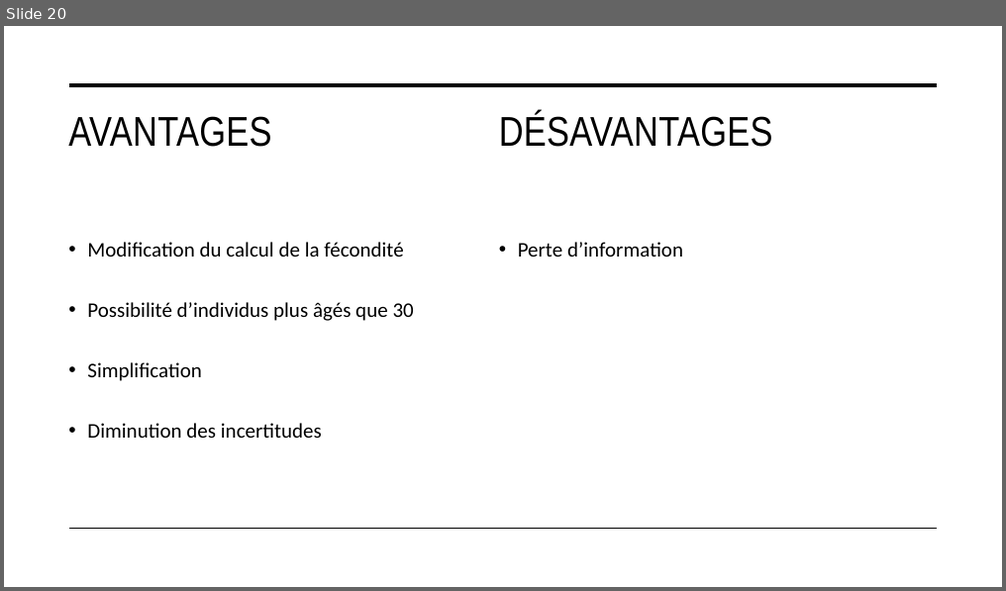
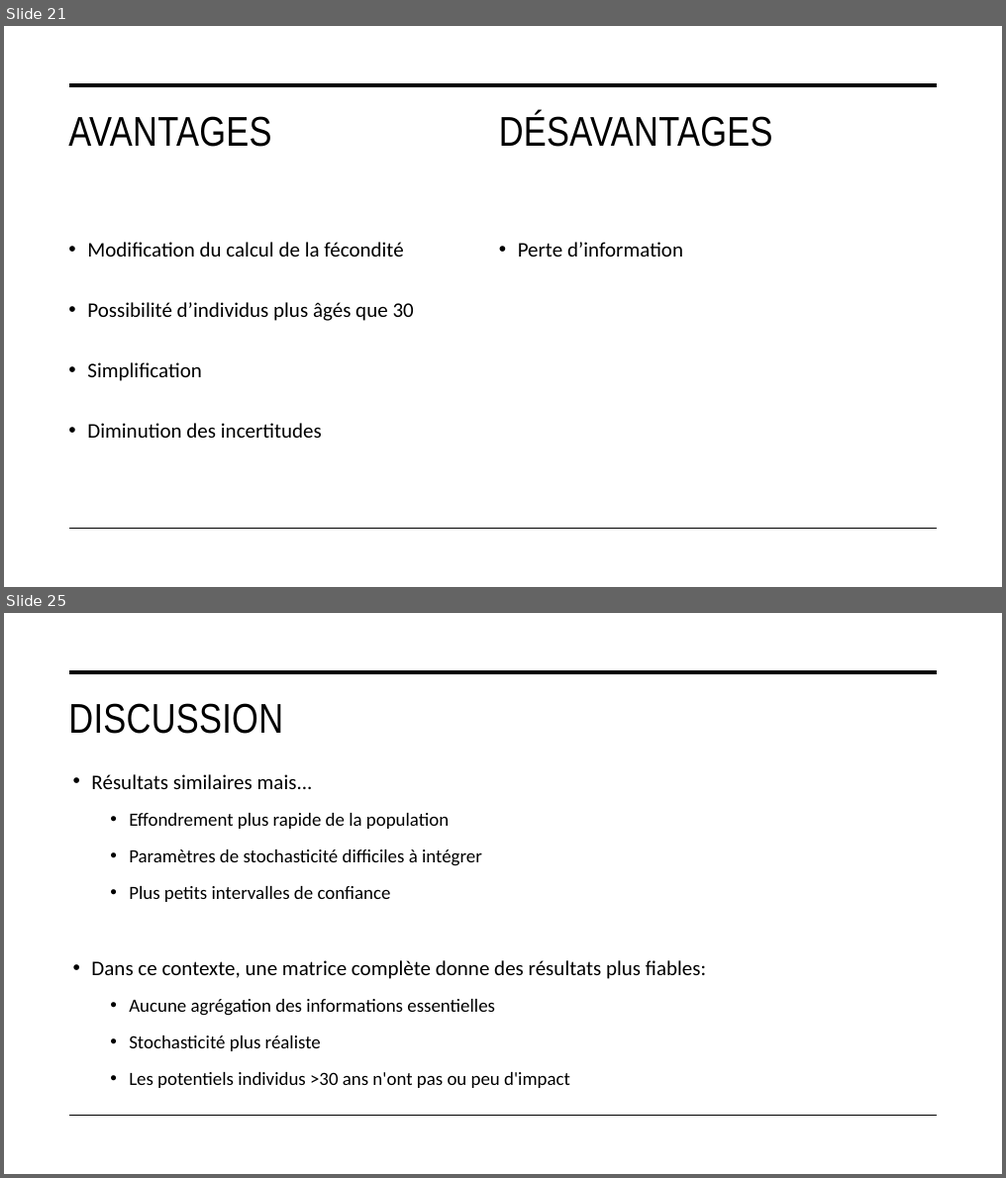
Before and after one commit to PlasseTristan/Projet_final, a slide deck: Rapport/Chevalier_cuivré.pptx. Shown one above the other, each under a label of ours: slide 20 before the commit, slides 21 and 25 after it; the slides between them are not shown. The pictures are 1006x591 and 1006x1178 pixels, drawn with LibreOffice and Linux fonts; fonts in the diff are those of the drawing. Boxes give left, top, right and bottom in pixels: in the first picture for what was removed or moved away, otherwise in the second. Text is boxed around its words. In the diff, an @@ line names an element or a change of style, - is before the commit and + after.

```diff
--- a/Rapport/Chevalier_cuivré.pptx
+++ b/Rapport/Chevalier_cuivré.pptx
@@ slide 25 added at [4, 613, 1002, 1174], background #FFFFFF; not listed: 2 template elements that a slide beside it also shows @@
@@ title added at [68, 703, 283, 734], 40 pt, text #000000 @@
+DISCUSSION
@@ text added at [91, 774, 706, 1088], 18 pt, text #000000 @@
+• Résultats similaires mais...
+  • Effondrement plus rapide de la population
+  • Paramètres de stochasticité difficiles à intégrer
+  • Plus petits intervalles de confiance
+• Dans ce contexte, une matrice complète donne des résultats plus fiables:
+  • Aucune agrégation des informations essentielles
+  • Stochasticité plus réaliste
+  • Les potentiels individus >30 ans n'ont pas ou peu d'impact
@@ what was slide 20 is now slide 21 @@
```
Also in this commit, not shown: 7 slides changed, 6 other slides added, 5 slides removed, 3 other files.
